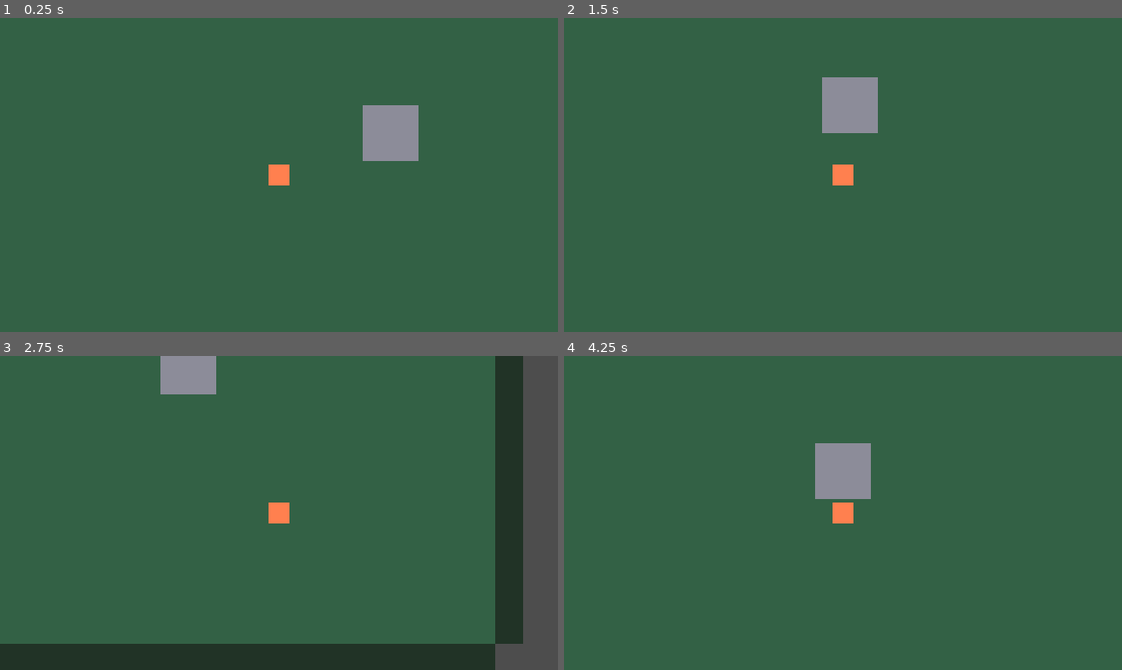
Above: before the commit, frames 1-4 (two rows, left to right).
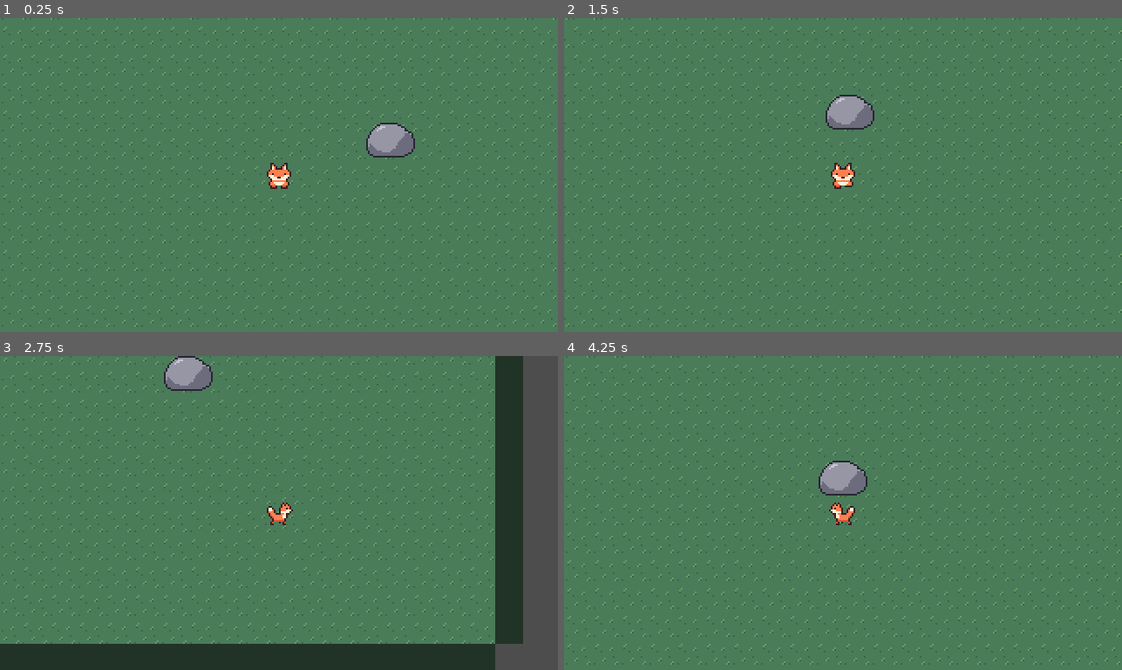
Above: after the commit, the same moments.

Repository: passedcloud-cmd/trymakegame
Game: Godot game, scene res://scenes/main.tscn
Two runs of this game, one before a commit and one after it. Both use one fixed random seed, a clock stepped at 60 frames per second and the inputs below.
Inputs:
- Up to frame 1 (0.25 s): no input
- Up to frame 2 (1.5 s): tap Enter at 0.5 s; hold Right (ui_right) 0.53-1.28 s; hold Down (ui_down) from 1.28 s (still down)
- Up to frame 3 (2.75 s): release Down (ui_down) at 2.03 s; hold Right (ui_right) from 2.03 s (still down)
- Up to frame 4 (4.25 s): release Right (ui_right) at 2.78 s; hold Up (ui_up) 2.78-3.53 s; hold Left (ui_left) from 3.53 s (still down)

The runs differ from the first frame. In frame 1, 97% of the frame differs, in the area x 0-100%, y 0-100%; in frame 2, 97%; in frame 3, 79%; in frame 4, 97%.

Commit message:
코랄 픽셀 아트와 걷기 애니메이션 추가
- tools/make_art.py로 임시 픽셀 그림 생성 (여우 시트, 풀밭 타일, 바위)
- 방향(아래/위/옆)에 따라 그림이 바뀌고 걸을 때 4장 애니메이션
- 발 부분만 충돌하도록 충돌 모양 조정, Y정렬로 바위 앞뒤 표현
- README에 에셋 교체 방법 정리

Co-Authored-By: Claude Opus 5.5 <noreply@anthropic.com>
Claude-Session: https://claude.ai/code/session_013dURMXEwfX9pmMf13tBkk7

Diff:
--- a/scenes/main.tscn
+++ b/scenes/main.tscn
@@ -1,9 +1,11 @@
-[gd_scene load_steps=5 format=3]
+[gd_scene load_steps=7 format=3]
 
 [ext_resource type="PackedScene" path="res://scenes/player.tscn" id="1_player"]
+[ext_resource type="Texture2D" path="res://assets/grass.png" id="2_grass"]
+[ext_resource type="Texture2D" path="res://assets/rock.png" id="3_rock"]
 
 [sub_resource type="RectangleShape2D" id="RectangleShape2D_rock"]
-size = Vector2(32, 32)
+size = Vector2(26, 14)
 
 [sub_resource type="RectangleShape2D" id="RectangleShape2D_wall_h"]
 size = Vector2(480, 16)
@@ -13,13 +15,14 @@
 
 [node name="Main" type="Node2D"]
 
-[node name="Ground" type="ColorRect" parent="."]
+[node name="Ground" type="TextureRect" parent="."]
 offset_left = -240.0
 offset_top = -135.0
 offset_right = 240.0
 offset_bottom = 135.0
 mouse_filter = 2
-color = Color(0.2, 0.38, 0.27, 1)
+texture = ExtResource("2_grass")
+stretch_mode = 1
 
 [node name="Walls" type="Node2D" parent="."]
 
@@ -75,17 +78,17 @@
 [node name="CollisionShape2D" type="CollisionShape2D" parent="Walls/Right"]
 shape = SubResource("RectangleShape2D_wall_v")
 
-[node name="Rock" type="StaticBody2D" parent="."]
+[node name="Objects" type="Node2D" parent="."]
+y_sort_enabled = true
+
+[node name="Rock" type="StaticBody2D" parent="Objects"]
 position = Vector2(64, -24)
 
-[node name="Body" type="ColorRect" parent="Rock"]
-offset_left = -16.0
-offset_top = -16.0
-offset_right = 16.0
-offset_bottom = 16.0
-color = Color(0.55, 0.55, 0.6, 1)
+[node name="Sprite2D" type="Sprite2D" parent="Objects/Rock"]
+texture = ExtResource("3_rock")
 
-[node name="CollisionShape2D" type="CollisionShape2D" parent="Rock"]
+[node name="CollisionShape2D" type="CollisionShape2D" parent="Objects/Rock"]
+position = Vector2(0, 7)
 shape = SubResource("RectangleShape2D_rock")
 
-[node name="Player" parent="." instance=ExtResource("1_player")]
+[node name="Player" parent="Objects" instance=ExtResource("1_player")]
--- a/scenes/player.tscn
+++ b/scenes/player.tscn
@@ -1,22 +1,22 @@
-[gd_scene load_steps=3 format=3]
+[gd_scene load_steps=4 format=3]
 
 [ext_resource type="Script" path="res://scripts/player.gd" id="1_player"]
+[ext_resource type="Texture2D" path="res://assets/coral.png" id="2_sprite"]
 
-[sub_resource type="RectangleShape2D" id="RectangleShape2D_body"]
-size = Vector2(12, 12)
+[sub_resource type="RectangleShape2D" id="RectangleShape2D_feet"]
+size = Vector2(10, 6)
 
 [node name="Player" type="CharacterBody2D"]
 motion_mode = 1
 script = ExtResource("1_player")
 
-[node name="Body" type="ColorRect" parent="."]
-offset_left = -6.0
-offset_top = -6.0
-offset_right = 6.0
-offset_bottom = 6.0
-color = Color(1, 0.5, 0.31, 1)
+[node name="Sprite2D" type="Sprite2D" parent="."]
+texture = ExtResource("2_sprite")
+hframes = 4
+vframes = 3
 
 [node name="CollisionShape2D" type="CollisionShape2D" parent="."]
-shape = SubResource("RectangleShape2D_body")
+position = Vector2(0, 4)
+shape = SubResource("RectangleShape2D_feet")
 
 [node name="Camera2D" type="Camera2D" parent="."]
--- a/scripts/player.gd
+++ b/scripts/player.gd
@@ -3,10 +3,23 @@
 
 ## 코랄이 1초에 몇 픽셀 움직일지 정해요. 숫자가 클수록 빨라요.
 @export var speed: float = 80.0
+## 걷기 그림이 1초에 몇 장 넘어갈지 정해요.
+@export var walk_fps: float = 8.0
+
+# 스프라이트 시트(assets/coral.png)에서 방향마다 몇 번째 줄을 쓸지 정해요.
+# 다른 그림으로 바꿀 때 줄 순서가 다르면 이 숫자만 고치면 돼요.
+@export var row_down: int = 0
+@export var row_up: int = 1
+@export var row_side: int = 2
+
+@onready var sprite: Sprite2D = $Sprite2D
+
+var facing_row := 0
+var walk_time := 0.0
 
 
 # 이 함수는 게임이 돌아가는 동안 1초에 60번씩 자동으로 불려요.
-func _physics_process(_delta: float) -> void:
+func _physics_process(delta: float) -> void:
 	# 방향키 입력을 읽어서 "어느 쪽으로 갈지"를 구해요.
 	# 예: 오른쪽 키 → (1, 0), 위쪽 키 → (0, -1)
 	var direction := Input.get_vector("ui_left", "ui_right", "ui_up", "ui_down")
@@ -16,3 +29,28 @@
 
 	# 실제로 움직여요. 벽에 부딪히면 알아서 멈추거나 미끄러져요.
 	move_and_slide()
+
+	update_animation(direction, delta)
+
+
+# 움직이는 방향에 맞춰 그림을 바꿔요.
+func update_animation(direction: Vector2, delta: float) -> void:
+	if direction == Vector2.ZERO:
+		# 멈춰 있으면 첫 번째 칸(서 있는 그림)을 보여줘요.
+		walk_time = 0.0
+		sprite.frame_coords = Vector2i(0, facing_row)
+		return
+
+	# 좌우로 더 많이 움직이면 옆모습, 아니면 앞/뒷모습
+	if absf(direction.x) > absf(direction.y):
+		facing_row = row_side
+		# 옆모습 그림은 오른쪽을 보고 있어서, 왼쪽으로 갈 땐 좌우를 뒤집어요.
+		sprite.flip_h = direction.x < 0
+	else:
+		facing_row = row_down if direction.y > 0 else row_up
+		sprite.flip_h = false
+
+	# 시간이 흐르는 만큼 다음 칸으로 넘겨요. (0 → 1 → 2 → 3 → 0 ...)
+	walk_time += delta
+	var column := int(walk_time * walk_fps) % sprite.hframes
+	sprite.frame_coords = Vector2i(column, facing_row)
Binary file added: assets/coral.png
Not shown, added: assets/coral.png.import
Binary file added: assets/grass.png
Not shown, added: assets/grass.png.import
Binary file added: assets/rock.png
Not shown, added: assets/rock.png.import
Not shown, added: icon.svg.import
Not shown, added: scripts/player.gd.uid
Not shown, changed: README.md
Not shown, added: tools/make_art.py
